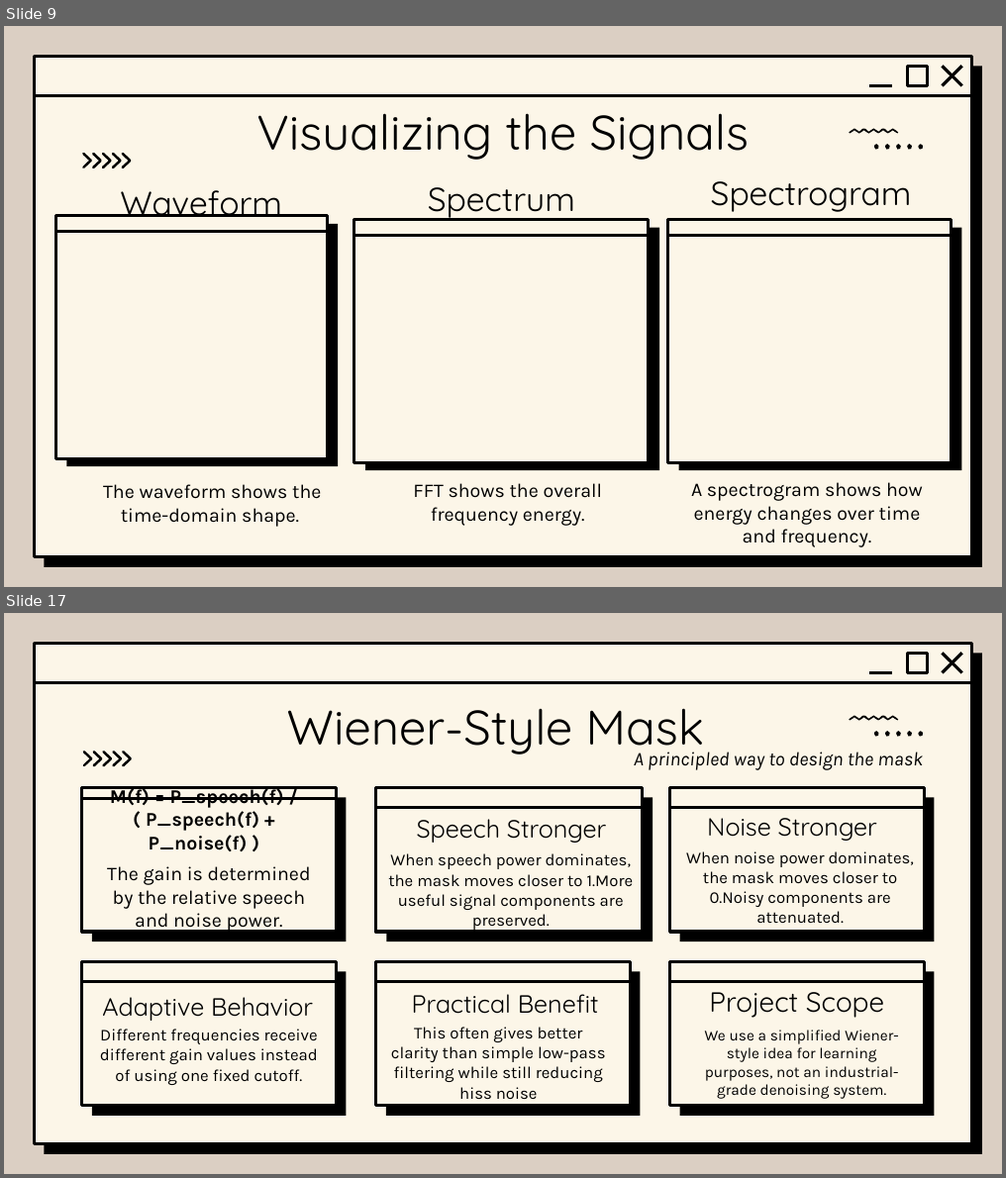
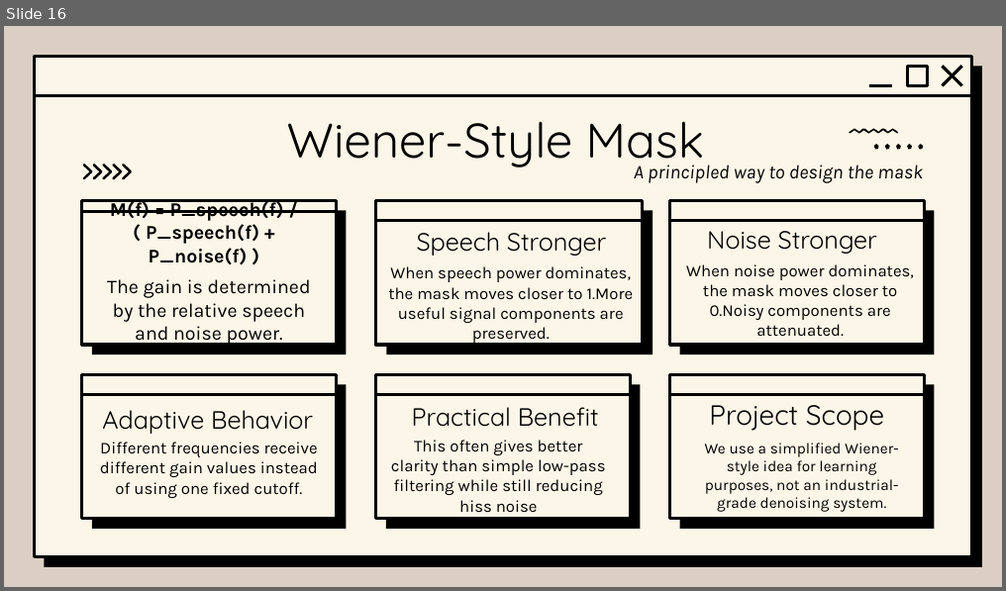
Before and after one commit to Xiejz959/2026-Signal-System-Pres, a slide deck: Slide/Slide_draft_4.0.pptx. Shown one above the other, each under a label of ours: slides 9 and 17 before the commit, slide 16 after it; the slides between them are not shown. The pictures are 1006x1178 and 1006x591 pixels, drawn with LibreOffice and Linux fonts; fonts in the diff are those of the drawing; background and template pictures are left out. Boxes give left, top, right and bottom in pixels: in the first picture for what was removed or moved away, otherwise in the second. Text is boxed around its words. In the diff, an @@ line names an element or a change of style, - is before the commit and + after.

```diff
--- a/Slide/Slide_draft_4.0.pptx
+++ b/Slide/Slide_draft_4.0.pptx
@@ slide 9 removed at box(4, 26, 1002, 587), background #DBCFC3; not listed: 7 template elements that a slide beside it also shows @@
@@ title removed at box(256, 113, 749, 160) @@
-Visualizing the Signals
@@ freeform shape removed at box(848, 128, 898, 134) @@
@@ freeform shape removed at box(874, 144, 924, 151) @@
@@ freeform shape removed at box(82, 152, 132, 170) @@
@@ subtitle removed at box(120, 190, 282, 217) @@
-Waveform
@@ text removed at box(428, 187, 575, 221) @@
-Spectrum
@@ text removed at box(711, 181, 912, 212) @@
-Spectrogram
@@ rounded rectangle removed at box(55, 216, 328, 458) @@
@@ line removed from (55, 232) to (327, 232) @@
@@ rounded rectangle removed at box(67, 224, 339, 467) @@
@@ rounded rectangle removed at box(354, 220, 648, 462) @@
@@ rounded rectangle removed at box(365, 228, 659, 471) @@
@@ rounded rectangle removed at box(667, 220, 951, 462) @@
@@ rounded rectangle removed at box(678, 228, 962, 471) @@
@@ line removed from (354, 236) to (648, 236) @@
@@ line removed from (667, 236) to (950, 236) @@
@@ text removed at box(103, 484, 321, 527) @@
-The waveform shows the time-domain shape.
@@ text removed at box(413, 483, 603, 526) @@
-FFT shows the overall frequency energy.
@@ text removed at box(691, 482, 923, 548) @@
-A spectrogram shows how energy changes over time and frequency.
@@ what was slide 17 is now slide 16 @@
```
Also in this commit, not shown: 14 slides changed, 1 slide added, 1 other slide removed, 5 other files.
